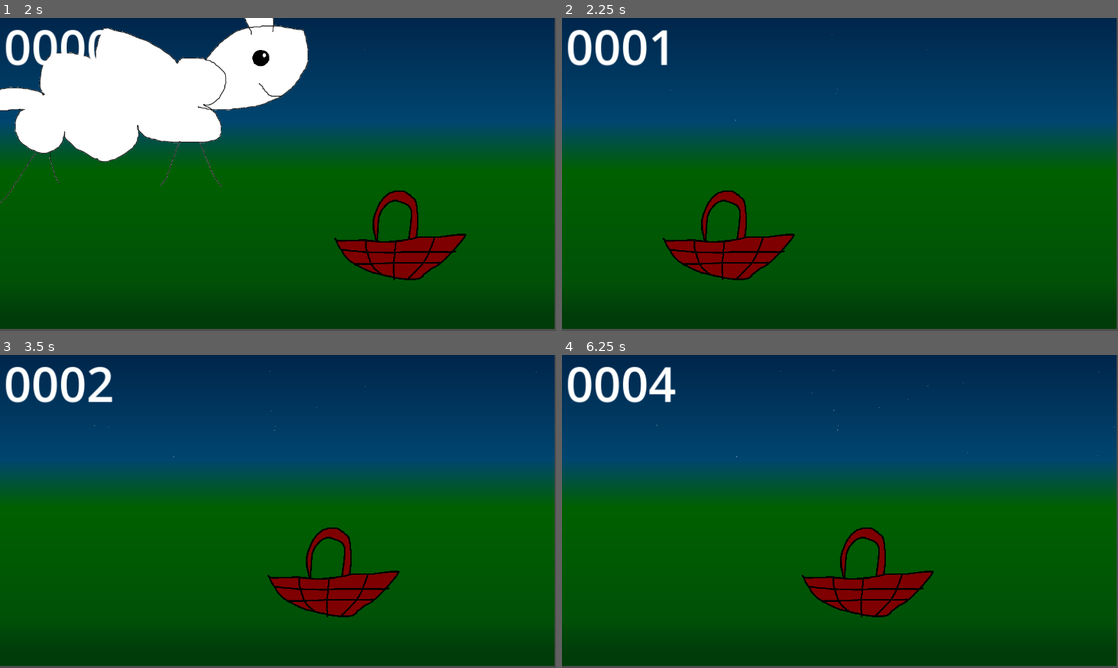
Above: before the commit, frames 1-4 (two rows, left to right).
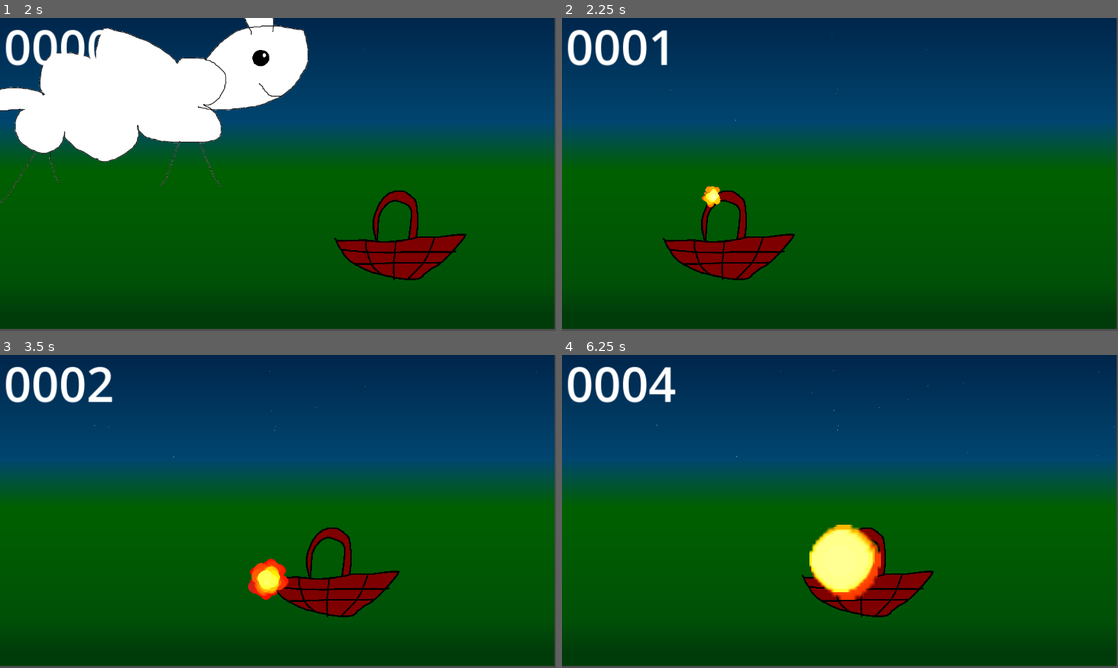
Above: after the commit, the same moments.

Repository: Glow-Project/gwj-55
Game: Godot game, scene res://menu.tscn
Same seed, same stepped clock (60 frames per second), same inputs: the game is played once before the commit and once after it.
Inputs (mouse positions are in pixels of both pictures, inside the frame that each line leads up to):
- Up to frame 1 (2 s): click (278, 205) at 0.5 s; tap Enter at 1.25 s; move the mouse to (400, 158) at 1.27 s
- Up to frame 2 (2.25 s): move the mouse to (728, 190) at 2.02 s
- Up to frame 3 (3.5 s): move the mouse to (333, 442) at 2.77 s
- Up to frame 4 (6.25 s): move the mouse to (812, 574) at 3.52 s; move the mouse to (1006, 558) at 4.27 s; move the mouse to (673, 464) at 5.02 s; move the mouse to (867, 511) at 5.77 s

Frame 1 is identical in both runs. In frame 2, 0.2% of the frame differs, in the area x 25-29%, y 53-61%; in frame 3, 0.7%; in frame 4, 2.4%, in the area x 44-58%, y 54-79%.

Commit message:
game: add explosion when sheep falls into abyss

Diff:
--- a/game.gd
+++ b/game.gd
@@ -1,6 +1,13 @@
 extends Node2D
 
+var explosion_scene = preload("res://explosion.tscn")
+
 func _on_basket_item_collected(body:Node2D):
-	body.hide()
+	var explosion:Explosion = explosion_scene.instantiate()
+	explosion.global_position = body.global_position
+	explosion.size = body.global_scale.x
+	add_child(explosion)
+	explosion.emitting = true
+	body.queue_free()
 
 	$Counter.add_score(1)
